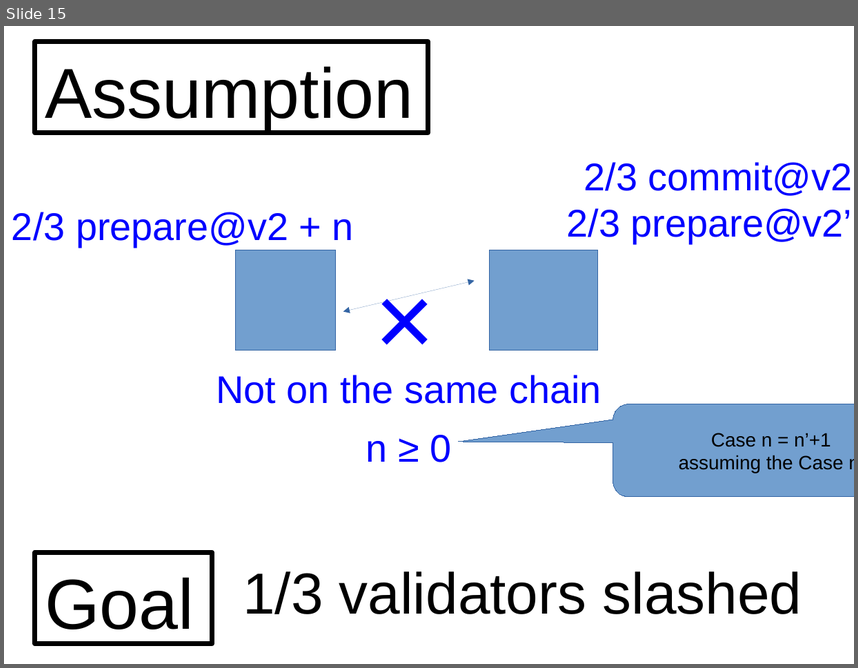
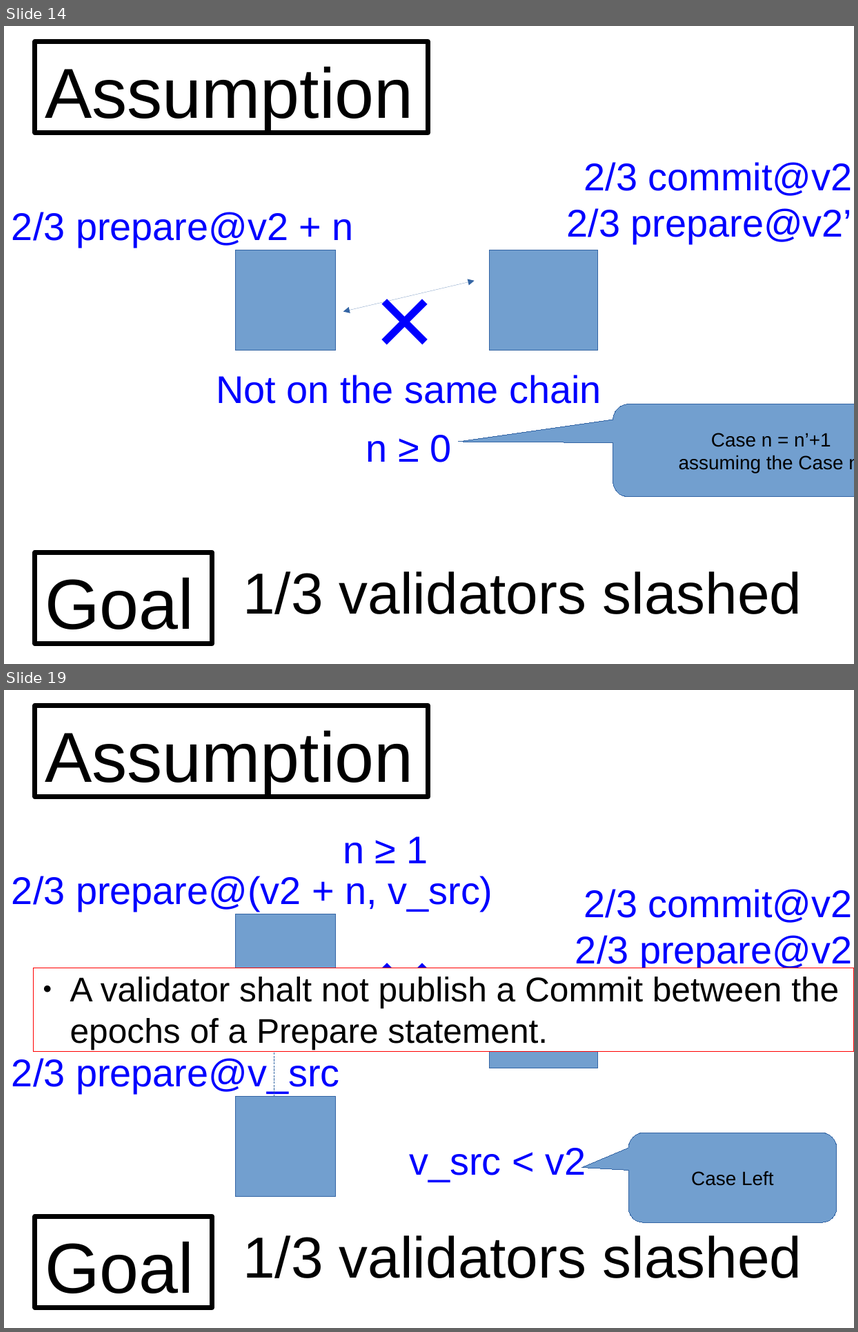
Before and after one commit to palmskog/pos, a slide deck: slide.odp. Shown one above the other, each under a label of ours: slide 15 before the commit, slides 14 and 19 after it; the slides between them are not shown. The pictures are 858x668 and 858x1332 pixels, drawn with LibreOffice and Linux fonts; fonts in the diff are those of the drawing. Boxes give left, top, right and bottom in pixels: in the first picture for what was removed or moved away, otherwise in the second. Text is boxed around its words. In the diff, an @@ line names an element or a change of style, - is before the commit and + after.

Commit message:
More slides

```diff
--- a/slide.odp
+++ b/slide.odp
@@ slide 19 added at box(4, 690, 854, 1328), background #FFFFFF @@
@@ rectangle added at box(35, 705, 428, 796), outline #000000 4.31 pt, 66 pt, text #000000 @@
+Assumption
@@ text added at box(343, 836, 428, 863), 36 pt, text #0000FF @@
+n ≥ 1
@@ text added at box(12, 876, 493, 911), 36 pt, text #0000FF @@
+2/3 prepare@(v2 + n, v_src)
@@ text added at box(575, 889, 853, 968), 36 pt, text #0000FF @@
+2/3 commit@v2
+2/3 prepare@v2
@@ rectangle added at box(235, 914, 336, 1014), fill #729FCF, outline #3465A4 0 pt @@
@@ text added at box(351, 914, 459, 1052), 96 pt, text #0000FF @@
+×
@@ rectangle added at box(33, 967, 854, 1052), fill #FFFFFF, outline #FF0000 0 pt, 32 pt, text #000000 @@
+● A validator shalt not publish a Commit between the epochs of a Prepare statement.
@@ rectangle added at box(490, 967, 598, 1068), fill #729FCF, outline #3465A4 0 pt @@
@@ line added from (274, 1014) to (274, 1096), #3465A4 0 pt @@
@@ text added at box(12, 1056, 340, 1093), 36 pt, text #0000FF @@
+2/3 prepare@v_src
@@ rectangle added at box(235, 1096, 336, 1196), fill #729FCF, outline #3465A4 0 pt @@
@@ rounded speech box added at box(629, 1133, 837, 1222), fill #729FCF, outline #3465A4 0 pt, 18 pt, text #000000 @@
+Case Left
@@ text added at box(409, 1147, 586, 1181), 36 pt, text #0000FF @@
+v_src < v2
@@ rectangle added at box(35, 1216, 212, 1307), outline #000000 4.31 pt, 66 pt, text #000000 @@
+Goal
@@ text added at box(243, 1235, 802, 1278), 54 pt, text #000000 @@
+1/3 validators slashed
@@ what was slide 15 is now slide 14 @@
```
Also in this commit, not shown: 6 other slides added.
